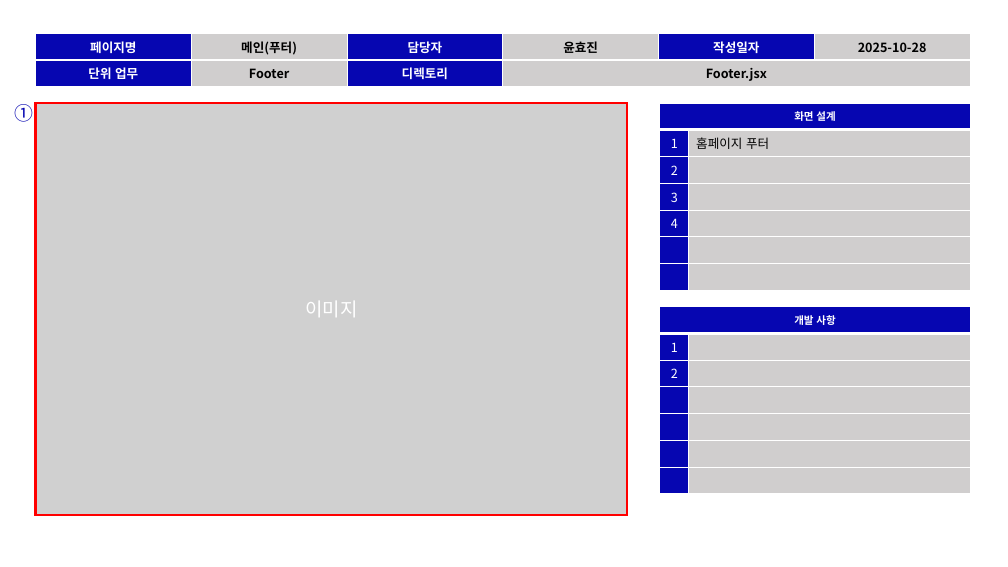
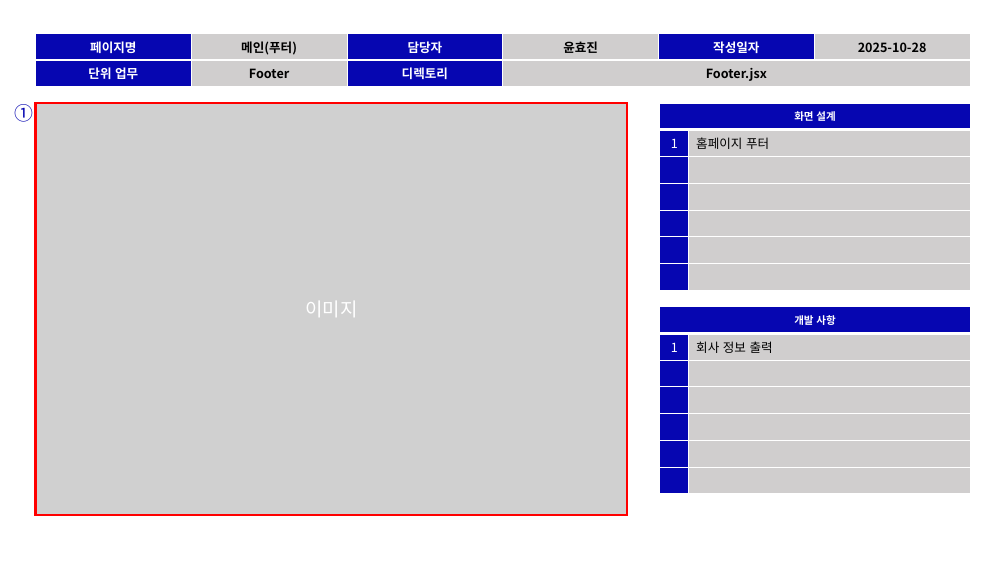
Before and after one commit to jungryeol123/tjg_project, a slide deck: slide 5 of TeamProject_스토리보드.pptx. Drawn at 1008x567 pixels with LibreOffice and Linux fonts; fonts in the diff are those of the drawing; grey boxes stand for pictures. Boxes give left, top, right and bottom in pixels: in the first picture for what was removed or moved away, otherwise in the second. Text is boxed around its words. In the diff, an @@ line names an element or a change of style, - is before the commit and + after.

```diff
--- a/TeamProject_스토리보드.pptx
+++ b/TeamProject_스토리보드.pptx
@@ table at [660, 103, 970, 290] @@
-row 3: 2 | 
-row 4: 3 | 
-row 5: 4 | 
+row 5:  | 
+row 6:  | 
+row 7:  | 
@@ table at [660, 307, 970, 495] @@
-row 2: 1 | 
-row 3: 2 | 
+row 2: 1 | 회사 정보 출력
+row 7:  | 
```
Also in this commit, not shown: 4 other slides changed, 1 slide added, 4 other files.
